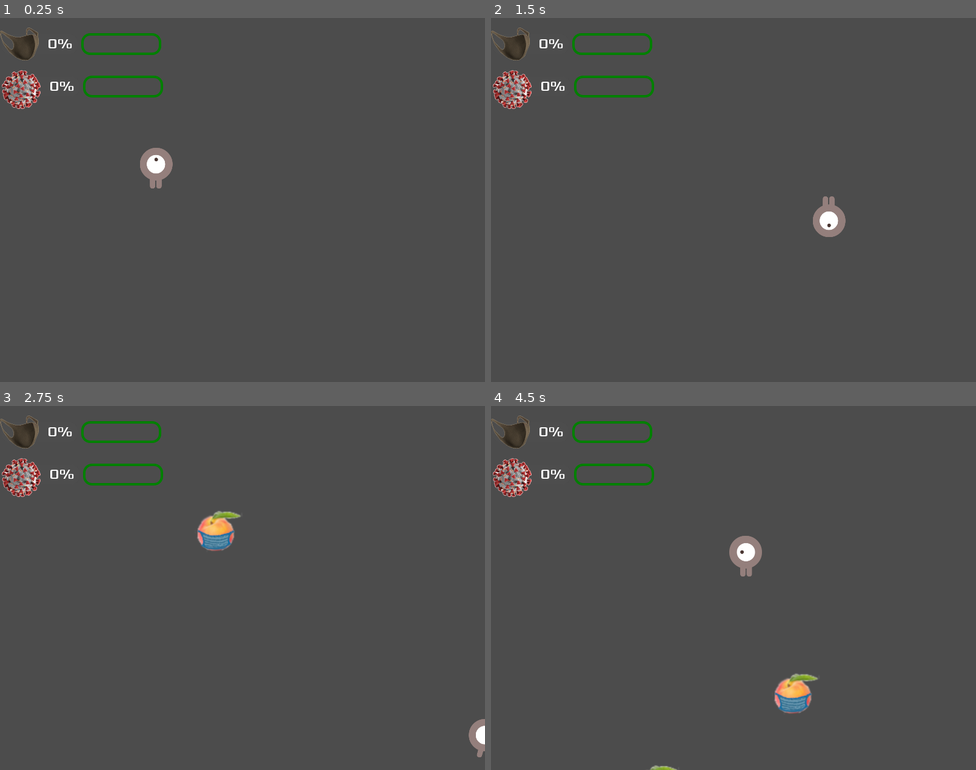
Above: before the commit, frames 1-4 (two rows, left to right).
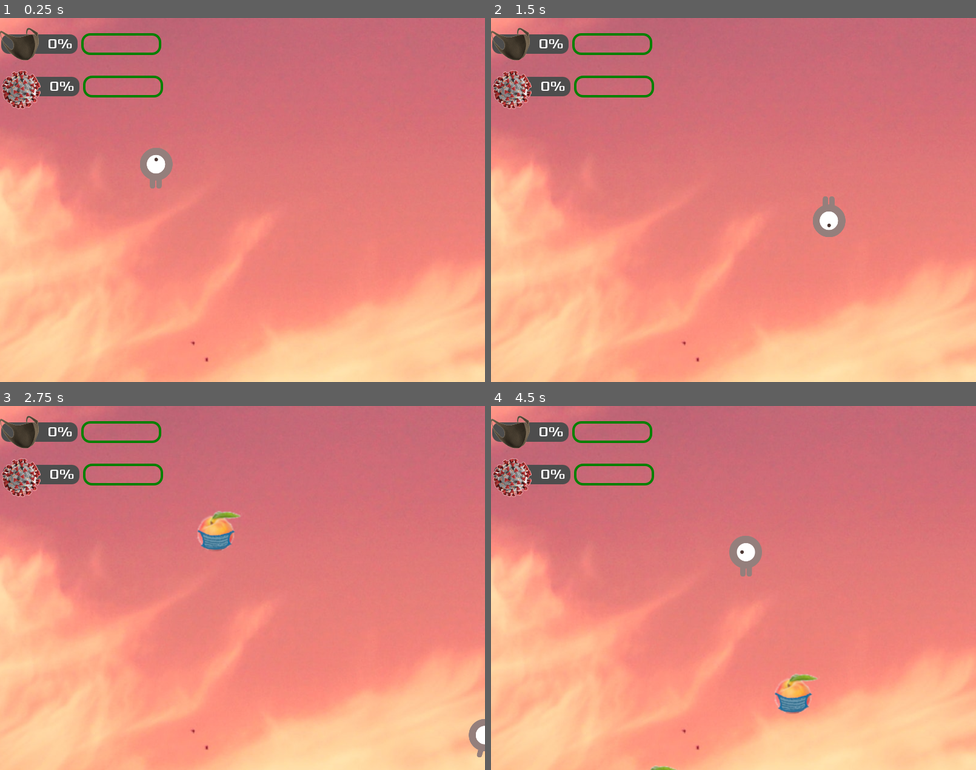
Above: after the commit, the same moments.

Repository: jwackito/dodgethecovid
Game: Godot game, scene res://scenes/LevelOne.tscn
Same seed, same stepped clock (60 frames per second), same inputs: the game is played once before the commit and once after it.
Inputs:
- Up to frame 1 (0.25 s): no input
- Up to frame 2 (1.5 s): tap Enter at 0.5 s; hold Right (ui_right) 0.53-1.28 s; hold Down (ui_down) from 1.28 s (still down)
- Up to frame 3 (2.75 s): release Down (ui_down) at 2.03 s; hold Right (ui_right) from 2.03 s (still down)
- Up to frame 4 (4.5 s): release Right (ui_right) at 2.78 s; hold Up (ui_up) 2.78-3.53 s; hold Left (ui_left) from 3.53 s (still down)

The runs differ from the first frame. In frame 1, 97% of the frame differs, in the area x 0-100%, y 0-100%; in frame 2, 97%; in frame 3, 97%; in frame 4, 96%.

Commit message:
Added layers and background

Diff:
--- a/Dodge The Creeps/scenes/LevelOne.tscn
+++ b/Dodge The Creeps/scenes/LevelOne.tscn
@@ -7,6 +7,7 @@
 [ext_resource path="res://scenes/Gendarme.tscn" type="PackedScene" id=5]
 [ext_resource path="res://scenes/PersonWithoutMask.tscn" type="PackedScene" id=6]
 [ext_resource path="res://scenes/PersonVisiblySick.tscn" type="PackedScene" id=7]
+[ext_resource path="res://assets/art/bg.jpg" type="Texture" id=8]
 
 [sub_resource type="Curve2D" id=1]
 _data = {
@@ -20,24 +21,32 @@
 PersonVisiblySickPackage = ExtResource( 7 )
 GendarmePackage = ExtResource( 5 )
 
-[node name="Interface" parent="." instance=ExtResource( 3 )]
+[node name="HUDLayer" type="CanvasLayer" parent="."]
 
-[node name="Player" parent="." instance=ExtResource( 4 )]
+[node name="Interface" parent="HUDLayer" instance=ExtResource( 3 )]
+
+[node name="LevelLayer" type="CanvasLayer" parent="."]
+layer = 0
+
+[node name="Player" parent="LevelLayer" instance=ExtResource( 4 )]
 position = Vector2( 257.711, 247.592 )
 
-[node name="SpawnEnemyTimer" type="Timer" parent="."]
+[node name="SpawnEnemyTimer" type="Timer" parent="LevelLayer"]
 wait_time = 2.0
 
-[node name="InitPersonPath" type="Path2D" parent="."]
+[node name="InitPersonPath" type="Path2D" parent="LevelLayer"]
 position = Vector2( -1.05948, 0 )
 curve = SubResource( 1 )
 
-[node name="InitPosition" type="PathFollow2D" parent="InitPersonPath"]
+[node name="InitPosition" type="PathFollow2D" parent="LevelLayer/InitPersonPath"]
 position = Vector2( 21.3621, 47.4088 )
 rotation = -0.983001
-[connection signal="hit" from="Player" to="Interface" method="_on_Player_hit"]
-[connection signal="timeout" from="SpawnEnemyTimer" to="." method="_on_SpawnEnemyTimer_timeout"]
 
-[editable path="Interface"]
+[node name="BackgroundLayer" type="CanvasLayer" parent="."]
+layer = -1
 
-[editable path="Interface/MaskBar"]
+[node name="Sprite" type="Sprite" parent="BackgroundLayer"]
+position = Vector2( 2044.73, 1887.44 )
+texture = ExtResource( 8 )
+[connection signal="hit" from="LevelLayer/Player" to="HUDLayer/Interface" method="_on_Player_hit"]
+[connection signal="timeout" from="LevelLayer/SpawnEnemyTimer" to="." method="_on_SpawnEnemyTimer_timeout"]
--- a/Dodge The Creeps/src/LevelOne.gd
+++ b/Dodge The Creeps/src/LevelOne.gd
@@ -28,22 +28,22 @@
 
 func _ready():
 	randomize()
-	SpawnEnemyTimer.start()
+	$LevelLayer/SpawnEnemyTimer.start()
 
 func _create_militia(Militia):
-	$InitPersonPath/InitPosition.set_offset(randi())
-	var direction = $InitPersonPath/InitPosition.rotation + PI/2
+	$LevelLayer/InitPersonPath/InitPosition.set_offset(randi())
+	var direction = $LevelLayer/InitPersonPath/InitPosition.rotation + PI/2
 	direction += rand_range(-PI/4, PI/4)
-	var gendarme_position: Vector2 = $InitPersonPath/InitPosition.position
+	var gendarme_position: Vector2 = $LevelLayer/InitPersonPath/InitPosition.position
 	var gendarme = Militia.instance().init(gendarme_position, direction, $Player)
 	add_child(gendarme)
 
 
 func _create_civil(Civil):
-	$InitPersonPath/InitPosition.set_offset(randi()) # get random position
-	var direction = $InitPersonPath/InitPosition.rotation + PI/2
+	$LevelLayer/InitPersonPath/InitPosition.set_offset(randi()) # get random position
+	var direction = $LevelLayer/InitPersonPath/InitPosition.rotation + PI/2
 	direction += rand_range(-PI/4, PI/4)
-	var new_person_position = $InitPersonPath/InitPosition.position
+	var new_person_position = $LevelLayer/InitPersonPath/InitPosition.position
 	var person = Civil.instance().init(new_person_position, direction)
 	add_child(person)
 
Binary file added: Dodge The Creeps/assets/art/bg.jpg
Not shown, added: Dodge The Creeps/assets/art/bg.jpg.import
Not shown: 1 places in Dodge The Creeps/scenes/LevelOne.tscn that only renumber resources
